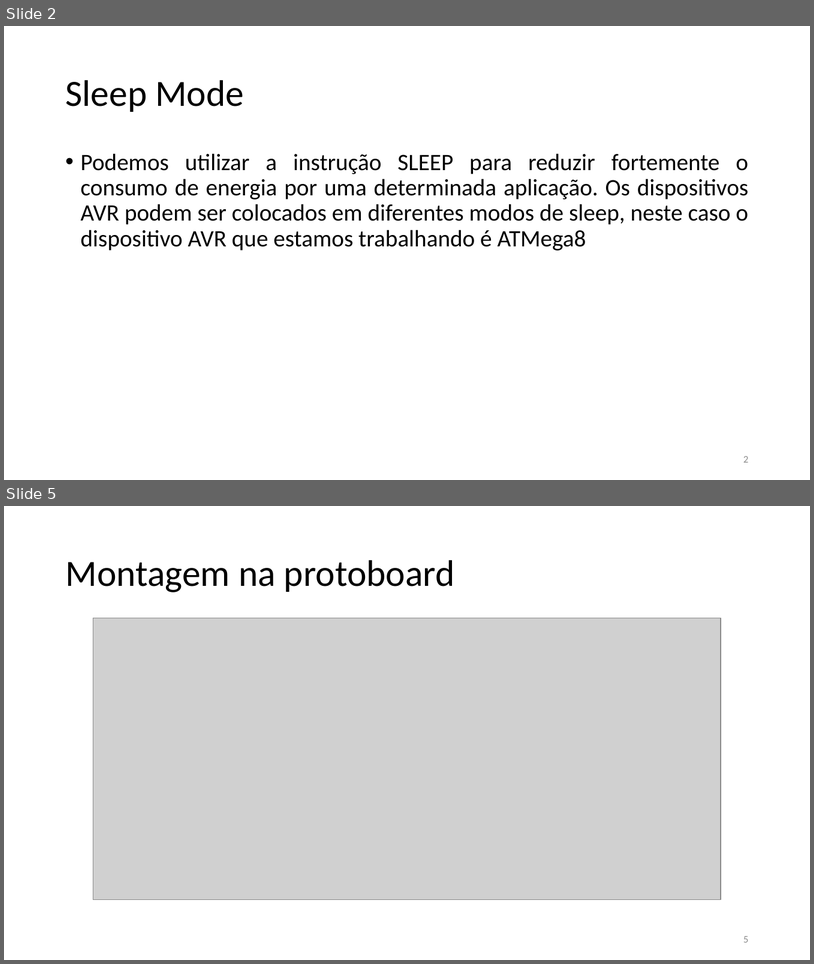
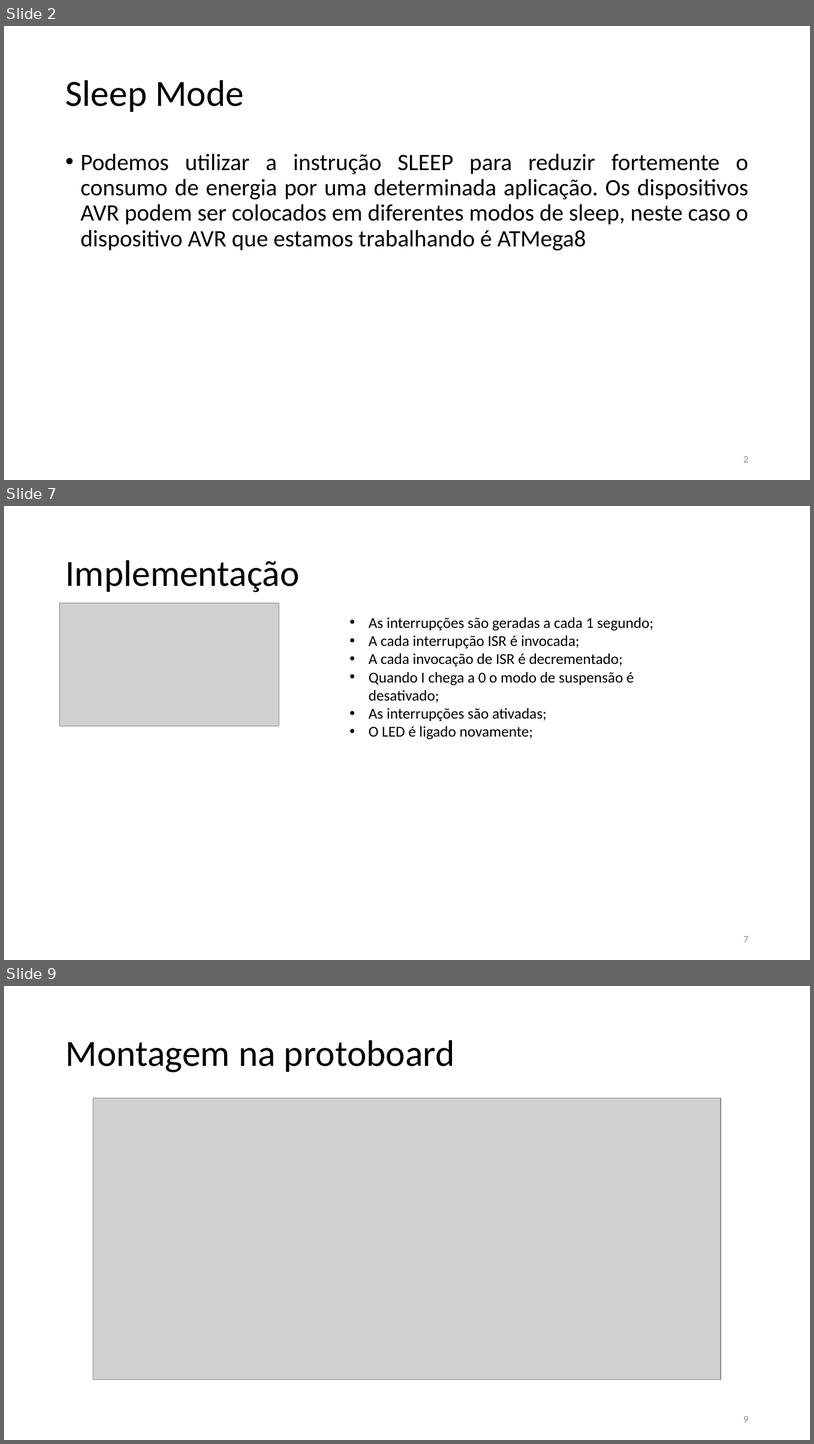
Before and after one commit to marcotulio95/PROJECT1-Arquitetura_-De_-Computadores, a slide deck: Apresentação/Arquitetura de Computadores2.pptx. Shown one above the other, each under a label of ours: slides 2 and 5 before the commit, slides 2, 7 and 9 after it; the slides between them are not shown. The pictures are 814x964 and 814x1444 pixels, drawn with LibreOffice and Linux fonts; fonts in the diff are those of the drawing; grey boxes stand for pictures. Boxes give left, top, right and bottom in pixels: in the first picture for what was removed or moved away, otherwise in the second. Text is boxed around its words. In the diff, an @@ line names an element or a change of style, - is before the commit and + after.

```diff
--- a/Apresentação/Arquitetura de Computadores2.pptx
+++ b/Apresentação/Arquitetura de Computadores2.pptx
@@ slide 7 added at (4, 506, 810, 960), background #FFFFFF @@
@@ title added at (65, 560, 299, 592), 44 pt, text #000000 @@
+Implementação
@@ picture added at (60, 603, 280, 726) @@
@@ text added at (369, 617, 654, 739), 18 pt, text #000000 @@
+• As interrupções são geradas a cada 1 segundo;
+• A cada interrupção ISR é invocada;
+• A cada invocação de ISR é decrementado;
+• Quando I chega a 0 o modo de suspensão é desativado;
+• As interrupções são ativadas;
+• O LED é ligado novamente;
@@ page number added at (744, 936, 749, 942), 12 pt, text #8C8C8C @@
+7
@@ what was slide 5 is now slide 9 @@
@@ page number at (744, 1416, 749, 1422): text changed @@
-5
+9
```
Also in this commit, not shown: 3 slides changed, 3 other slides added, 3 other files.
